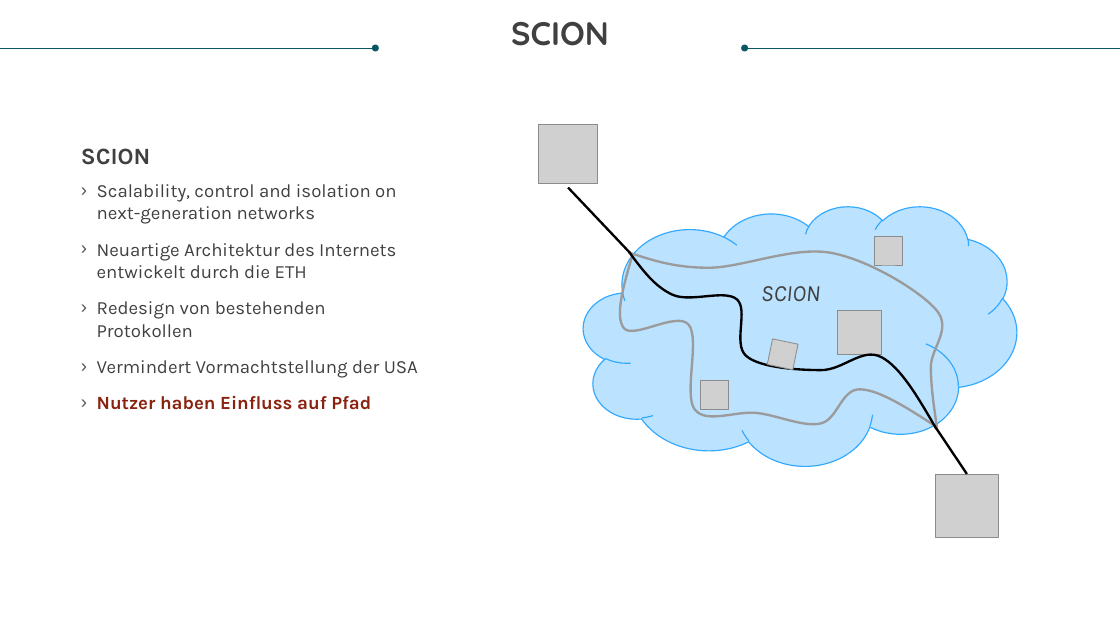
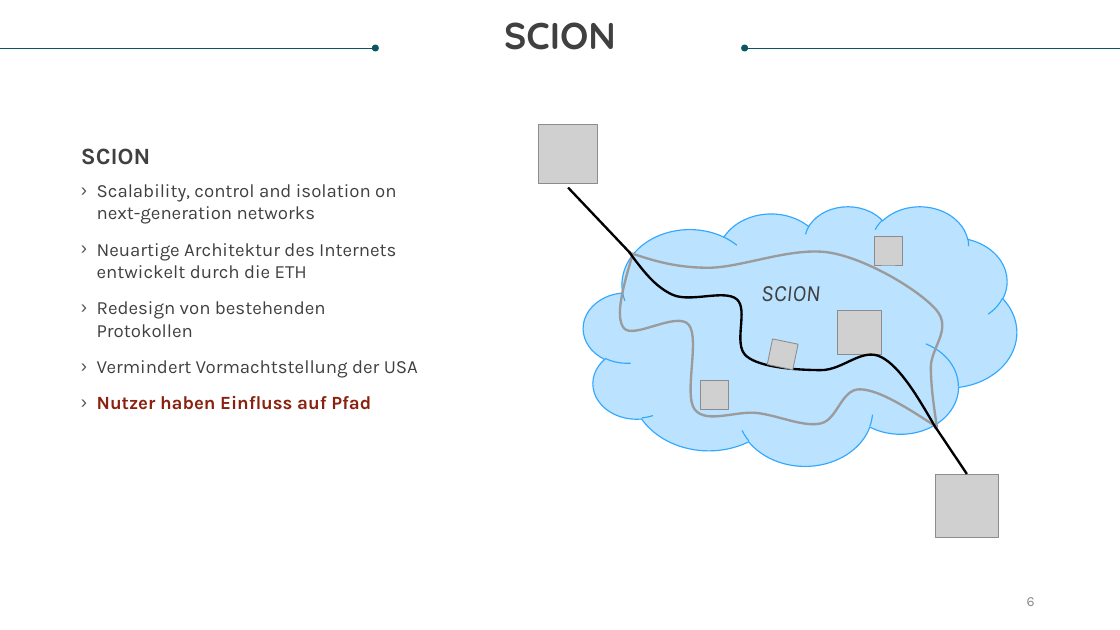
Before and after one commit to fluckmic/shila, a slide deck: slide 6 of presentation/presentation.pptx (slide 4 before the commit). Drawn at 1120x630 pixels with LibreOffice and Linux fonts; fonts in the diff are those of the drawing; grey boxes stand for pictures. Boxes give left, top, right and bottom in pixels: in the first picture for what was removed or moved away, otherwise in the second. Text is boxed around its words. In the diff, an @@ line names an element or a change of style, - is before the commit and + after.

```diff
--- a/presentation/presentation.pptx
+++ b/presentation/presentation.pptx
@@ text "SCION" at bbox=[504, 22, 616, 50]: size 28 to 32 pt @@
@@ page number added at bbox=[1027, 597, 1035, 606], 12 pt, text #8C8C8C @@
+6
```
Also in this commit, not shown: 6 other slides changed, 4 slides added, 1 slide removed.
